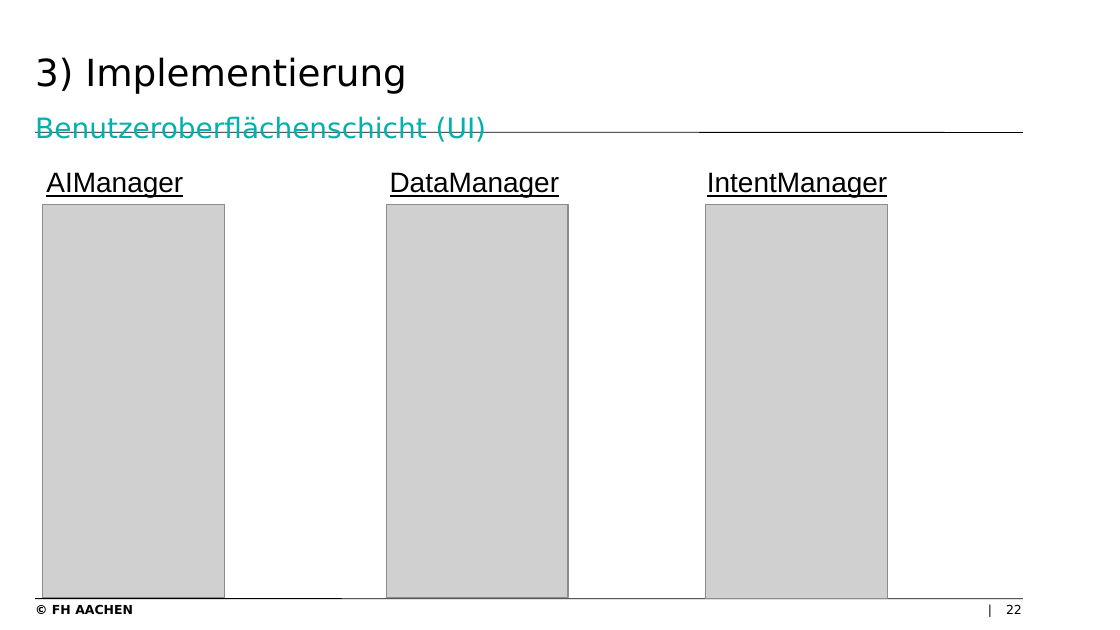
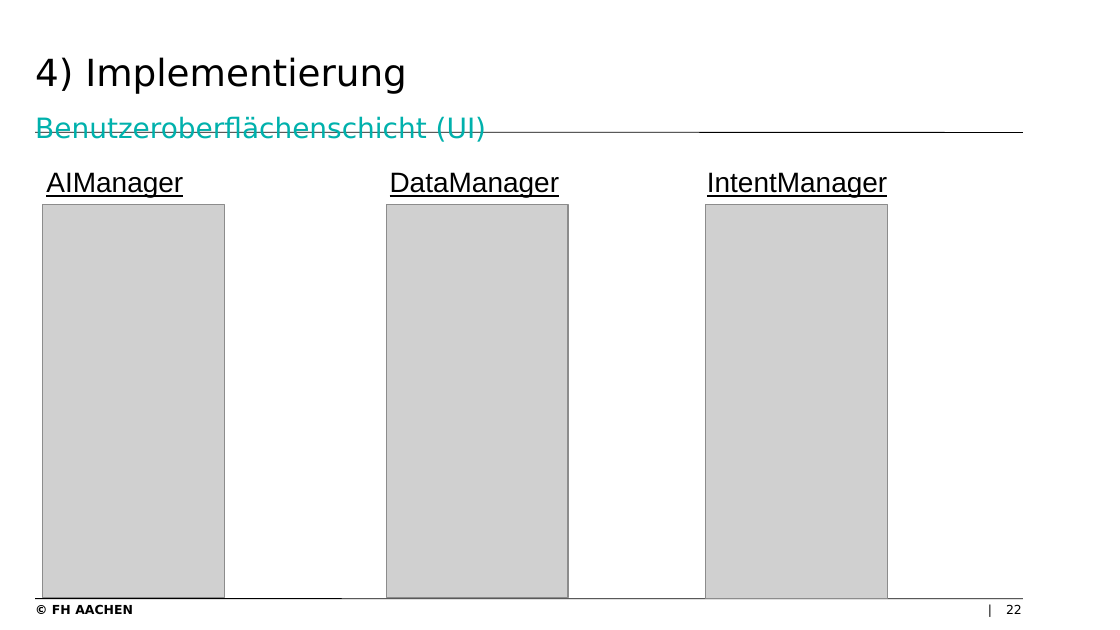
Before and after one commit to levithas/Bachelorprojekt, a slide deck: slide 22 of Dokumentation/Präsentation.pptx. Drawn at 1120x630 pixels with LibreOffice and Linux fonts; fonts in the diff are those of the drawing; grey boxes stand for pictures; background and template pictures are left out. Boxes give left, top, right and bottom in pixels: in the first picture for what was removed or moved away, otherwise in the second. Text is boxed around its words. In the diff, an @@ line names an element or a change of style, - is before the commit and + after.

```diff
--- a/Dokumentation/Präsentation.pptx
+++ b/Dokumentation/Präsentation.pptx
@@ title at [35, 57, 487, 142]: text changed @@
-3) Implementierung
-Benutzeroberflächenschicht (UI)
+4) Implementierung
+Benutzeroberflächenschicht (UI)
```
Also in this commit, not shown: 22 other slides changed.
